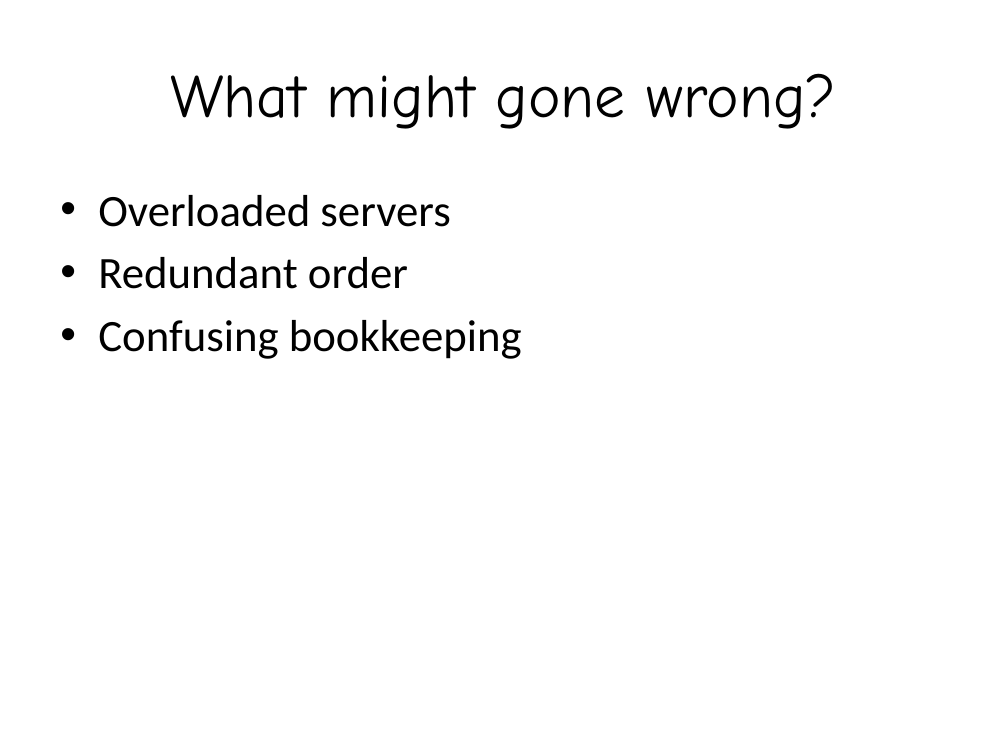
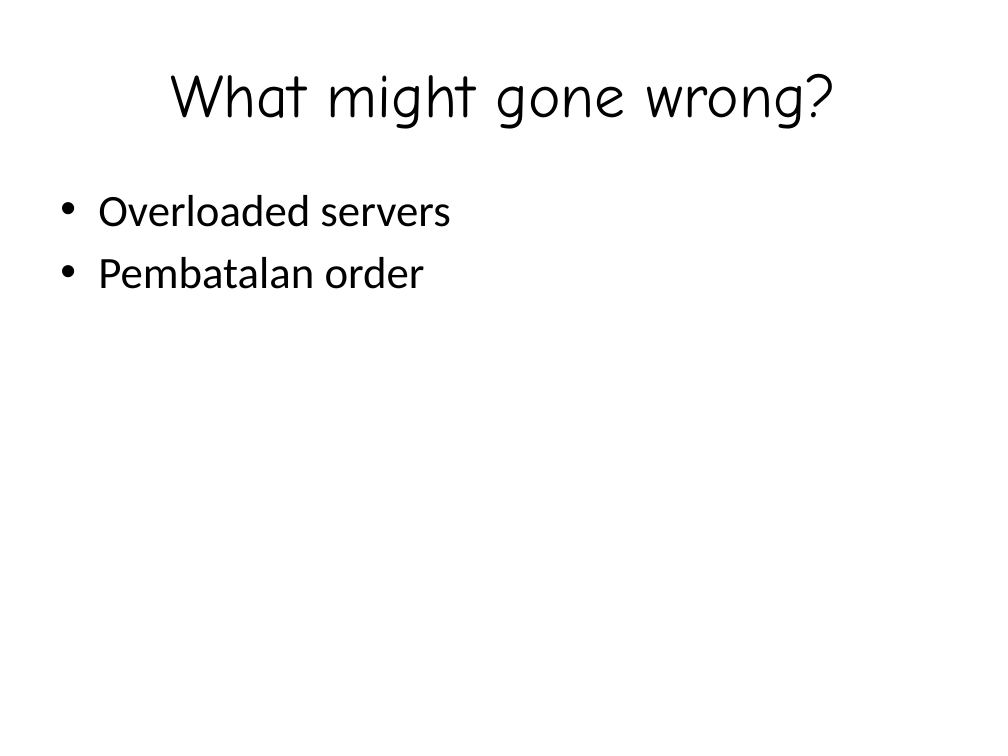
Before and after one commit to panduwcksn/MPPL-D-E08-Elmart, a slide deck: slide 5 of Draft PPT MPPL E.pptx (slide 4 before the commit). Drawn at 1008x756 pixels with LibreOffice and Linux fonts; fonts in the diff are those of the drawing; background and template pictures are left out. Boxes give left, top, right and bottom in pixels: in the first picture for what was removed or moved away, otherwise in the second. Text is boxed around its words. In the diff, an @@ line names an element or a change of style, - is before the commit and + after.

```diff
--- a/Draft PPT MPPL E.pptx
+++ b/Draft PPT MPPL E.pptx
@@ text at [98, 257, 425, 289]: text changed @@
-• Redundant order
-• Confusing bookkeeping
+• Pembatalan order
```
Also in this commit, not shown: 3 other slides changed, 4 slides added, 1 other file.
